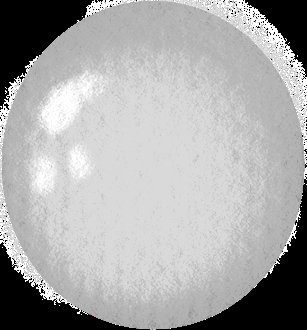
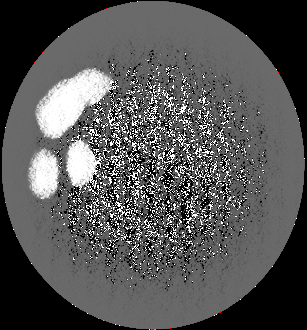
Layers edited between the first and the second 307x330 image:
painted on "Bubble" over [0, 0, 307, 330]
